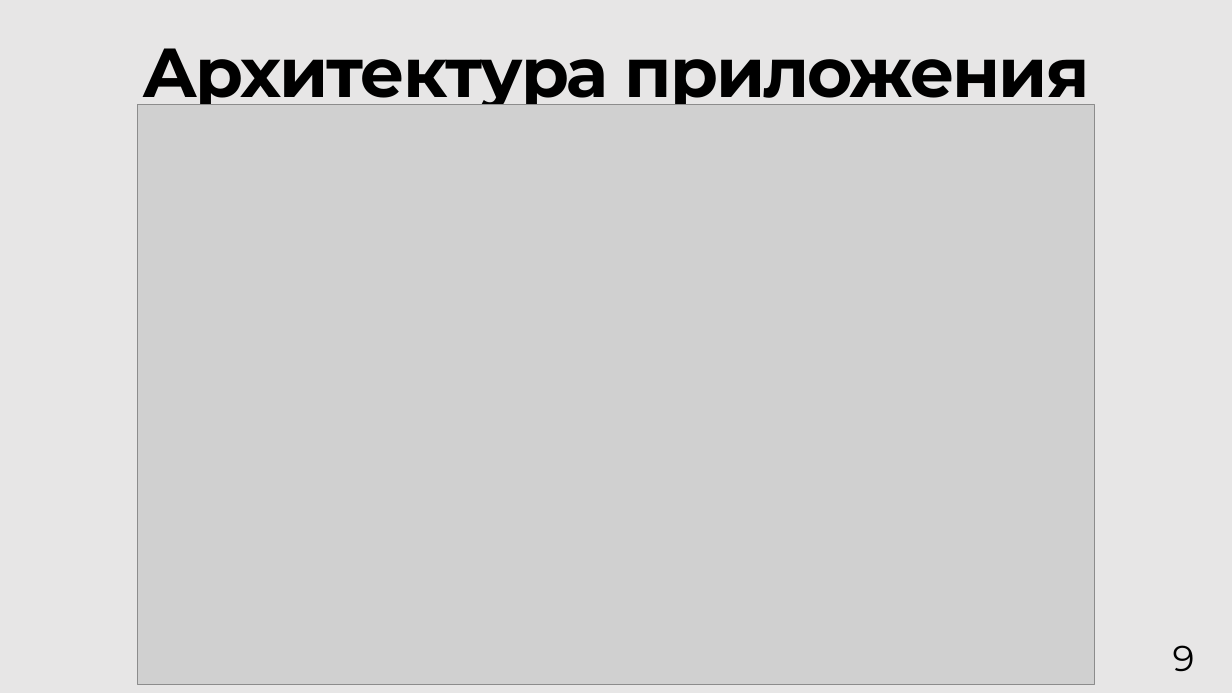
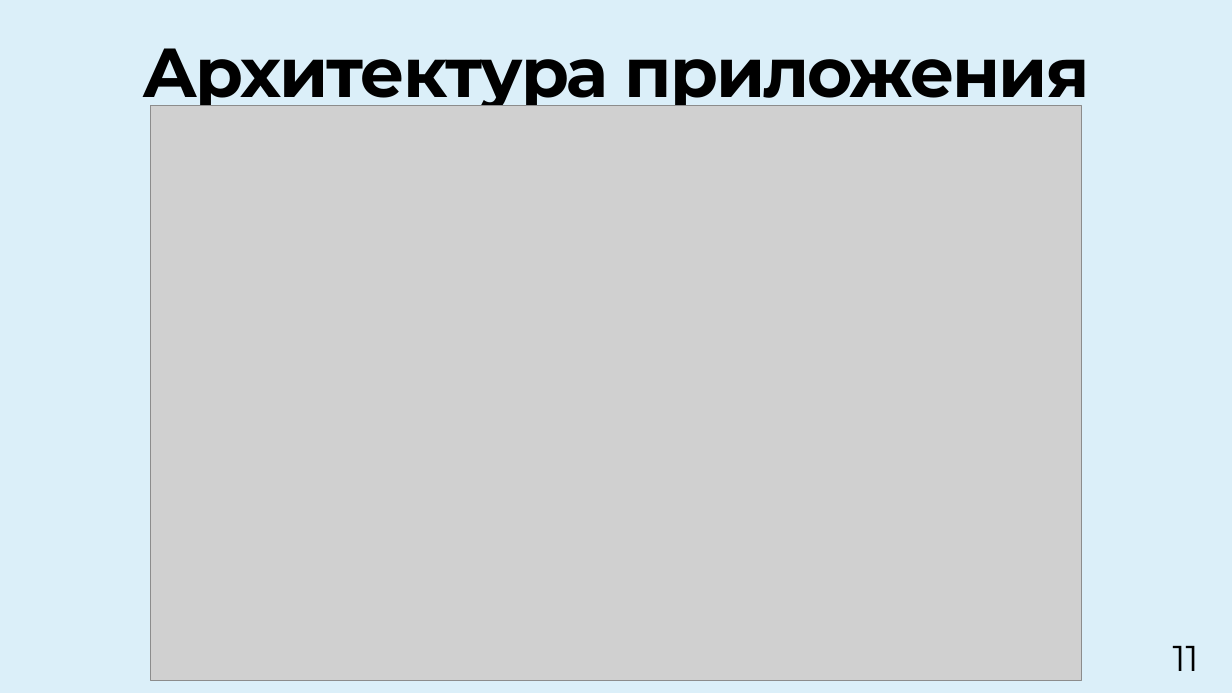
Before and after one commit to qudest/voyago, a slide deck: slide 11 of Documentation/Voyago-Presentation-1att.pptx (slide 9 before the commit). Drawn at 1232x693 pixels with LibreOffice and Linux fonts; fonts in the diff are those of the drawing; grey boxes stand for pictures. Boxes give left, top, right and bottom in pixels: in the first picture for what was removed or moved away, otherwise in the second. Text is boxed around its words. In the diff, an @@ line names an element or a change of style, - is before the commit and + after.

```diff
--- a/Documentation/Voyago-Presentation-1att.pptx
+++ b/Documentation/Voyago-Presentation-1att.pptx
@@ background #E7E6E6 to #DBEFF9 @@
@@ picture: place and size @@
-picture at (138,105,1094,686)
+picture at (151,105,1081,680)
@@ page number at (1173,646,1199,671): text changed @@
-9
+11
```
Also in this commit, not shown: 15 other slides changed, 1 slide added, 6 other files.
